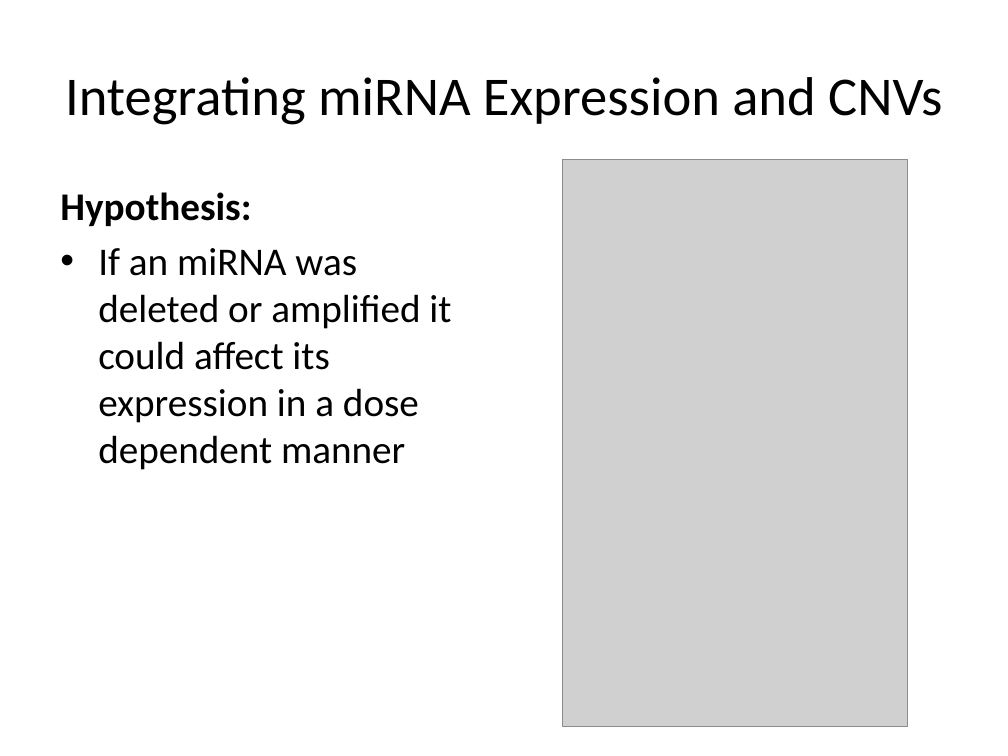
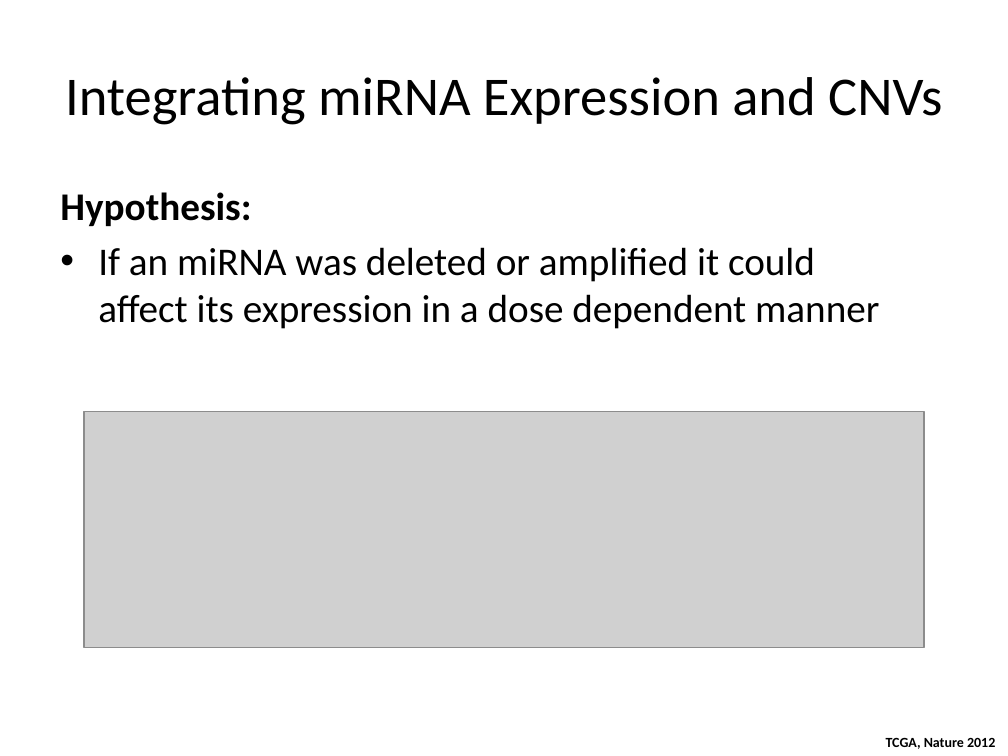
Before and after one commit to cplaisier/isbIntoSysBio, a slide deck: slide 28 of differentialExpressionAnalysis.pptx. Drawn at 1008x756 pixels with LibreOffice and Linux fonts; fonts in the diff are those of the drawing; grey boxes stand for pictures. Boxes give left, top, right and bottom in pixels: in the first picture for what was removed or moved away, otherwise in the second. Text is boxed around its words. In the diff, an @@ line names an element or a change of style, - is before the commit and + after.

```diff
--- a/differentialExpressionAnalysis.pptx
+++ b/differentialExpressionAnalysis.pptx
@@ text "Hypothesis:" rewrapped from bbox=[60, 192, 451, 470] to bbox=[60, 192, 879, 329] @@
@@ picture removed at bbox=[562, 159, 907, 726] @@
@@ picture added at bbox=[84, 411, 923, 647] @@
@@ text added at bbox=[886, 737, 995, 749], 10 pt, text #000000, bold @@
+TCGA, Nature 2012
```
Also in this commit, not shown: 7 other slides changed, 1 slide added, 9 other files.
